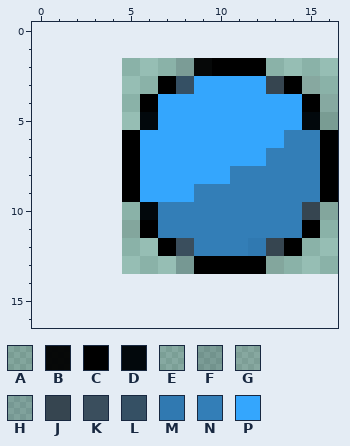
One commit to this pixel-art sprite: images/shieldPowerUp.png. This is how it looked before the edit.
The file is 12x12 pixels. Pixels under 10% opacity are left out. Colours within 5 levels of each other are drawn and written as one. The old version is drawn lined up with the new one, on the new canvas.
Palette (. is transparent): A #00000020  B #000000f3  C #000000  D #02080c  E #0909091d  F #2a353e40  G #37343428  H #303d4738  J #364550  K #3a4e5d  L #355064  M #3079b1  N #337eb7  P #34a6fd
Pixels before, first column x 5:
 2 ...FBCCC....
 3 ..CLPPPPJCG.
 4 .CPPPPPPPPCE
 5 .DPPPPPPPPDA
 6 CPPPPPPPPNNC
 7 CPPPPPPPNNNC
 8 CPPPPPNNNNNC
 9 CPPPNNNNNNNC
10 .DNNNNNNNNJA
11 ACNNNNNNNNC.
12 ..CKNNNMJC..
13 ...HCCCCA...
Once edited:
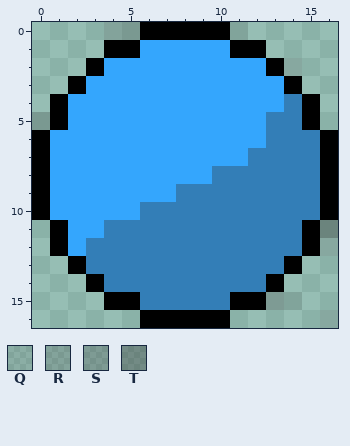
Colours new in this view: Q #3734341d  R #37343432  S #37343440  T #3734345e
The exact change:
canvas 12x12 -> 17x17, the old top-left corner now at 5,2
Changed rows in their new state; - is an unchanged pixel.
first column x 0:
 0 ----RRCCCCCQ-----
 1 ----CCPPPPPCC----
 2 ---CPPPPPPPPPCG--
 3 --CPPPPPP----P-.-
 4 -CPPPPP-------N-.
 5 RCPPPPP------NNC.
 6 CPPPPP-------N---
 7 CPPPPP------N----
 8 CPPPPP----N------
 9 CPPPPP--N--------
10 CPPPPPN--------NC
11 -CPPNNN---------T
12 -CPNNNNNN---NNNCG
13 --CNNNNNNNNNNNC--
14 ---CNNNNNNNNNC---
15 ----CCNNNNNCCSQ--
16 ------CCCCC-----G
Where, in picture pixels (left, top, right, bottom), the same in both pictures:
changed: (32, 22, 338, 328)
